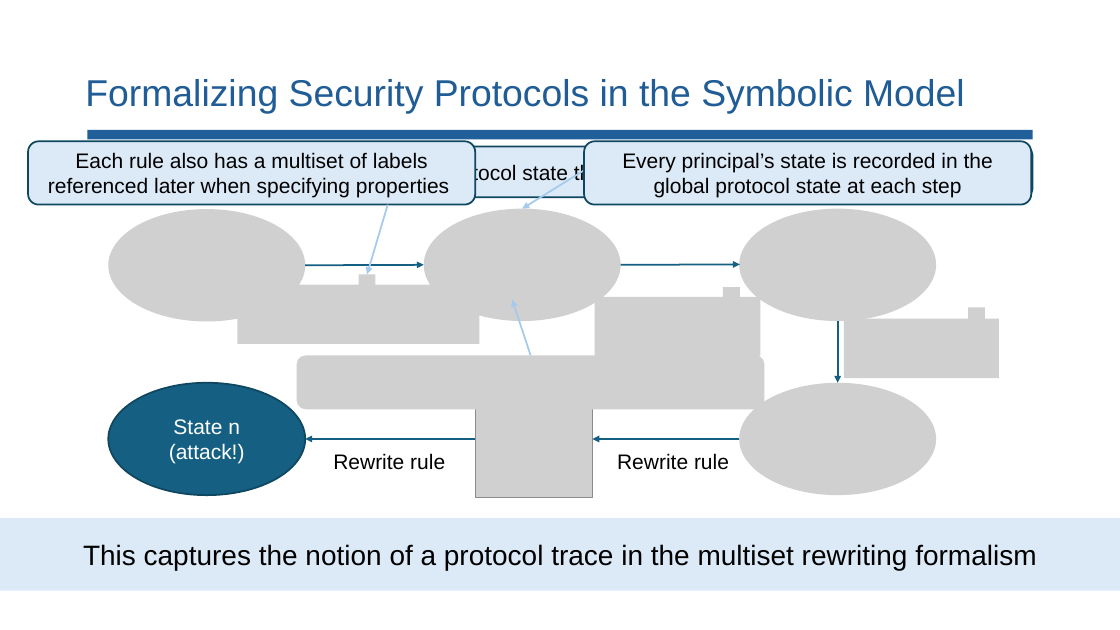
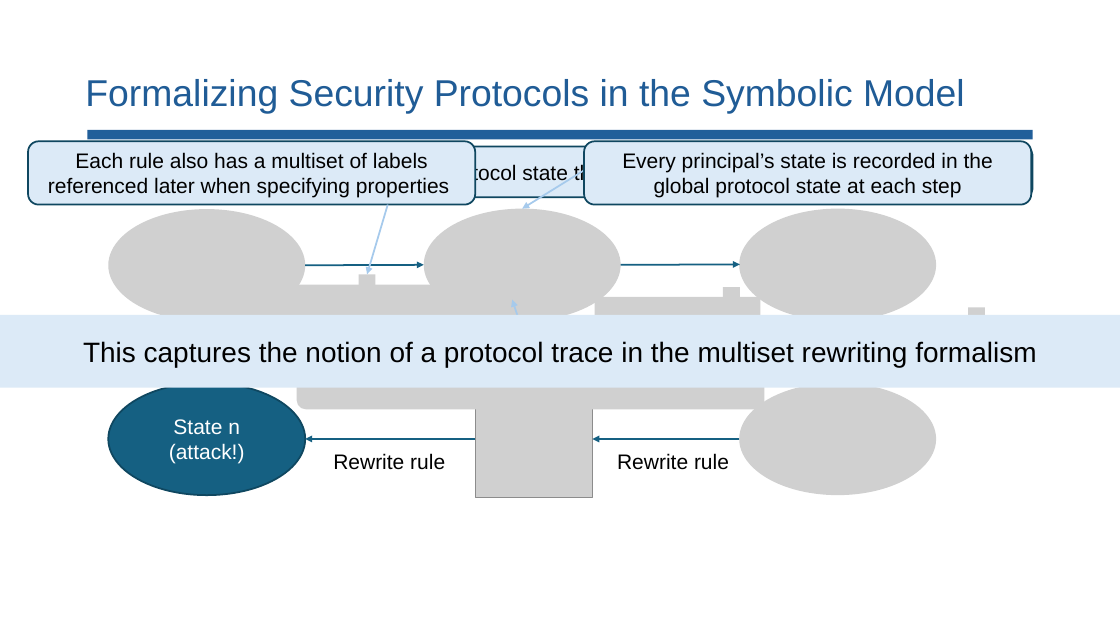
Before and after one commit to lorchrob/comp_slides, a slide deck: slide 37 of comp.pptx. Drawn at 1120x630 pixels with LibreOffice and Linux fonts; fonts in the diff are those of the drawing; grey boxes stand for pictures. Boxes give left, top, right and bottom in pixels: in the first picture for what was removed or moved away, otherwise in the second. Text is boxed around its words. In the diff, an @@ line names an element or a change of style, - is before the commit and + after.

```diff
--- a/comp.pptx
+++ b/comp.pptx
@@ rectangle "This captures the notion of ...": place and size @@
-rectangle "This captures the notion of ..." at <box>0,518,1120,592</box>
+rectangle "This captures the notion of ..." at <box>0,315,1120,388</box>
@@ arrow removed from (838, 321) to (838, 383) @@
@@ picture removed at <box>844,318,1000,378</box> @@
```
Also in this commit, not shown: 12 other slides changed, 2 slides added.
